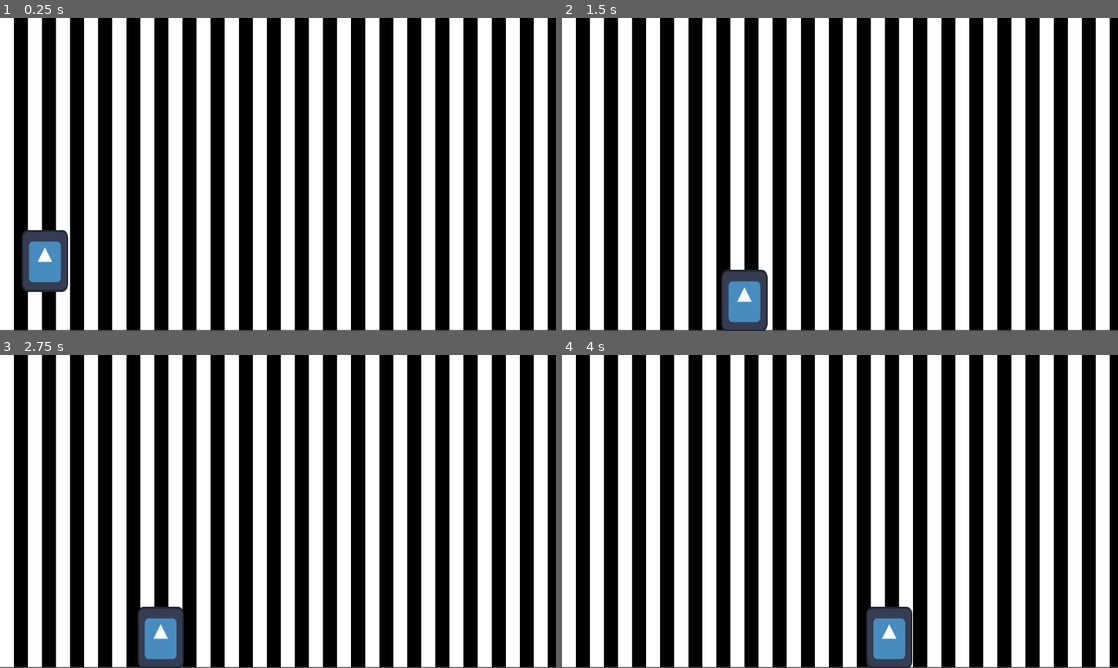
Above: before the commit, frames 1-4 (two rows, left to right).
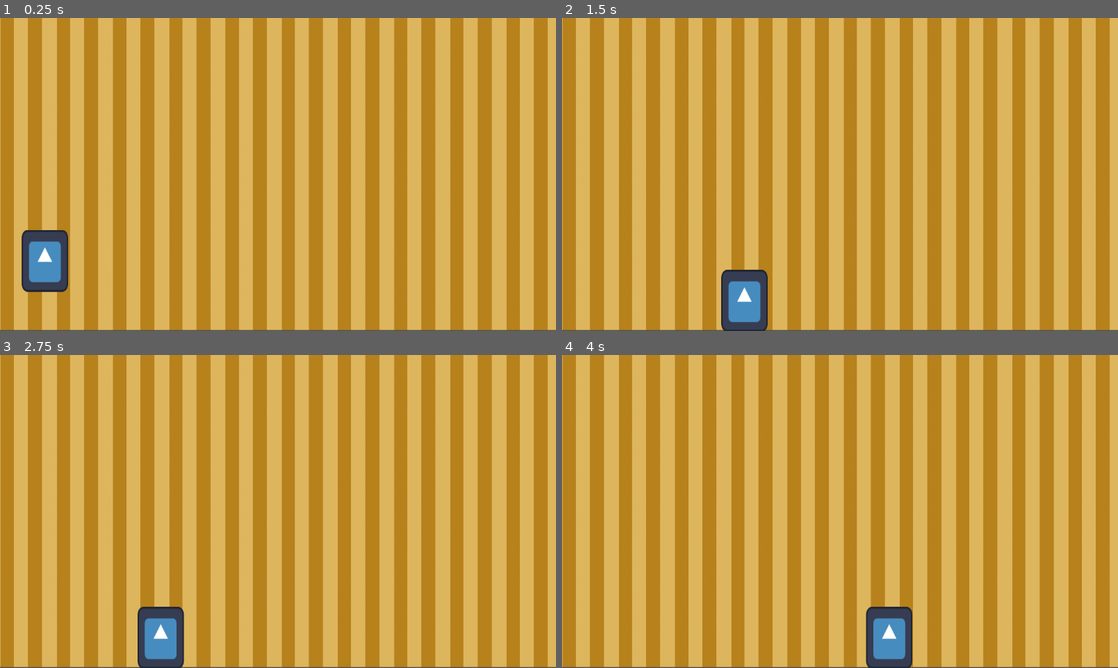
Above: after the commit, the same moments.

Repository: tempVincent/GAE
Game: Godot game, scene res://WorkInProgress.tscn
Same seed, same stepped clock (60 frames per second), same inputs: the game is played once before the commit and once after it. The engine's default icon, where the game draws it, is replaced by a stand-in: a white triangle on a blue panel in a dark square.
Inputs:
- Up to frame 1 (0.25 s): no input
- Up to frame 2 (1.5 s): tap Enter (ui_accept) at 0.5, 0.77 s; hold Right (ui_right) from 0.53 s (still down)
- Up to frame 3 (2.75 s): tap Enter (ui_accept) at 1.52 s; release Right (ui_right) at 2.03 s; hold Left (ui_left) from 2.03 s (still down)
- Up to frame 4 (4 s): release Left (ui_left) at 2.78 s; hold Right (ui_right) from 2.78 s (still down); tap Enter (ui_accept) at 3.02, 3.77 s

The runs differ from the first frame. In frame 1, 98% of the frame differs, in the area x 0-100%, y 0-100%; in frame 2, 98%; in frame 3, 98%; in frame 4, 98%.

Commit message:
background

Diff:
--- a/wild-jam-april-2026/WorkInProgress.tscn
+++ b/wild-jam-april-2026/WorkInProgress.tscn
@@ -1,6 +1,6 @@
 [gd_scene load_steps=4 format=3 uid="uid://brn222scas0yr"]
 
-[ext_resource type="Texture2D" uid="uid://bltq3agbbuvr1" path="res://assets/pattern_05.png" id="1_muuf1"]
+[ext_resource type="Texture2D" uid="uid://cc0ak385ar5hf" path="res://assets/pixil-frame-0 (7).png" id="1_maox2"]
 [ext_resource type="PackedScene" uid="uid://d4kraustakfpo" path="res://Player/silvester.tscn" id="2_maox2"]
 [ext_resource type="PackedScene" uid="uid://ddtbi0r0c6m68" path="res://Scenen/WorldBorders.tscn" id="3_maox2"]
 
@@ -14,7 +14,7 @@
 [node name="Sprite2D" type="Sprite2D" parent="Parallax2D"]
 position = Vector2(633.21, 380.31)
 scale = Vector2(0.5, 0.5)
-texture = ExtResource("1_muuf1")
+texture = ExtResource("1_maox2")
 
 [node name="Silvester" parent="." instance=ExtResource("2_maox2")]
 
Binary file added: wild-jam-april-2026/assets/pixil-frame-0 (7).png
Not shown, added: wild-jam-april-2026/assets/pixil-frame-0 (7).png.import
